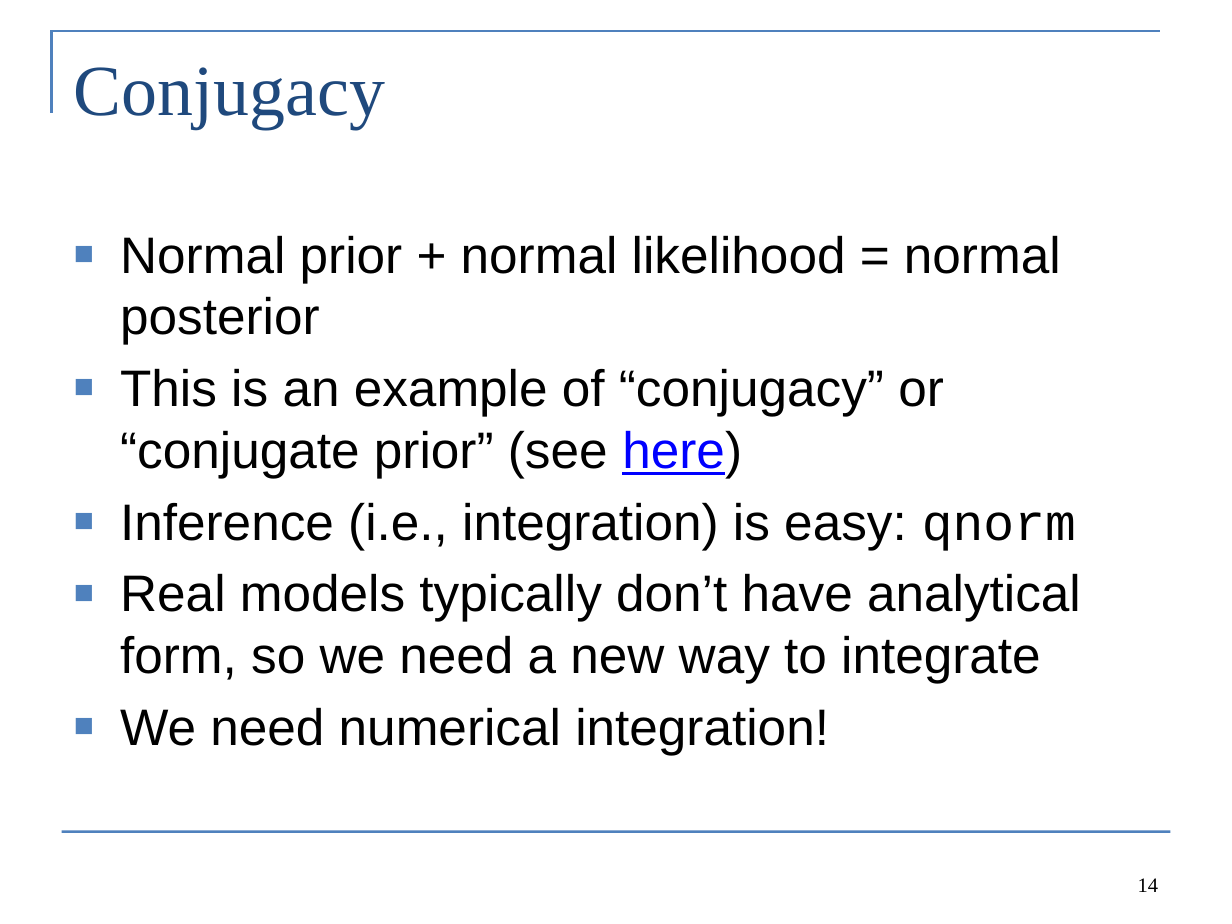
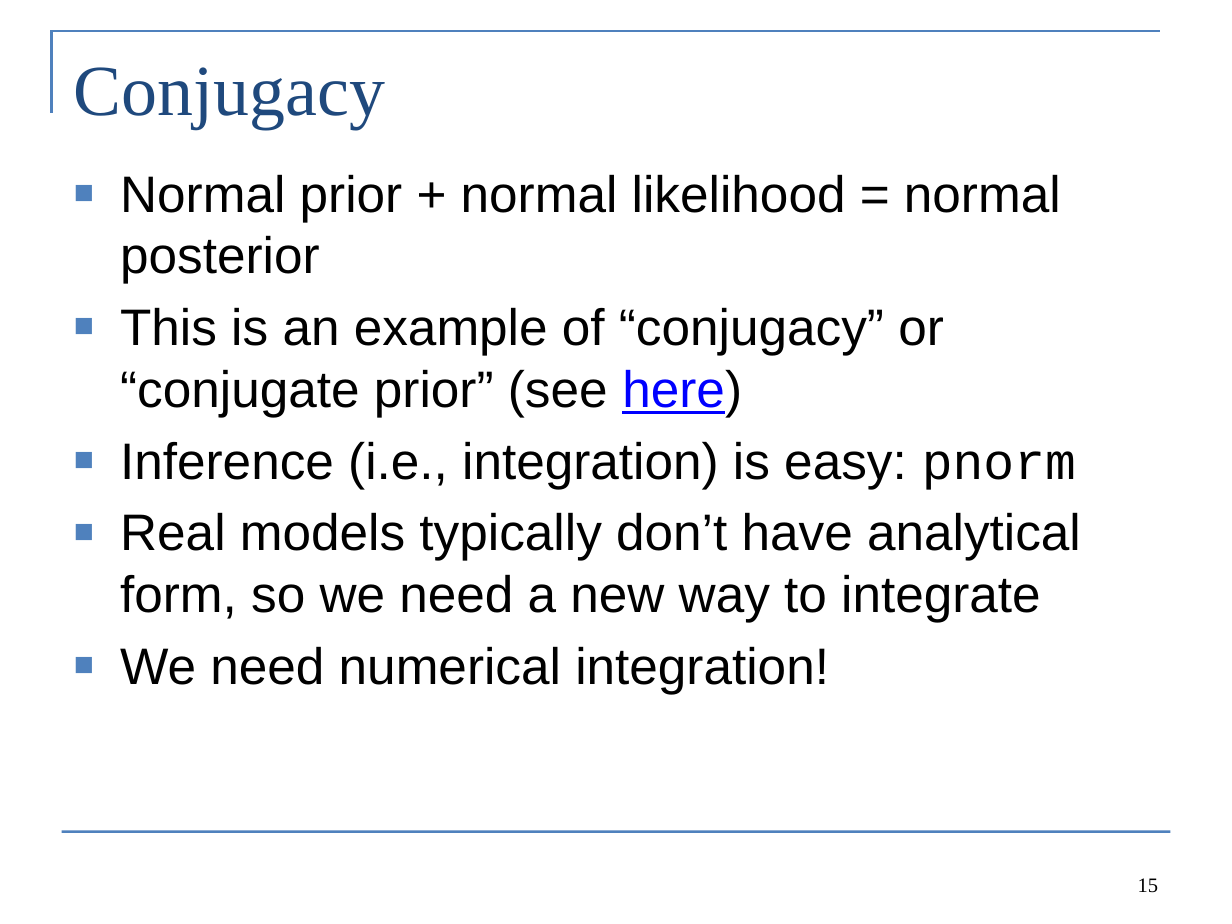
Before and after one commit to colemonnahan/bayes_workshop, a slide deck: slide 15 of dia2/lecture2_bayes.pptx (slide 14 before the commit). Drawn at 1232x924 pixels with LibreOffice and Linux fonts; fonts in the diff are those of the drawing. Boxes give left, top, right and bottom in pixels: in the first picture for what was removed or moved away, otherwise in the second. Text is boxed around its words. In the diff, an @@ line names an element or a change of style, - is before the commit and + after.

```diff
--- a/dia2/lecture2_bayes.pptx
+++ b/dia2/lecture2_bayes.pptx
@@ text "Normal prior + normal likelihood ...": place and size @@
-text "Normal prior + normal likelihood ..." at bbox=[120, 235, 1081, 755]
+text "Normal prior + normal likelihood ..." at bbox=[120, 174, 1081, 694]
@@ text at bbox=[120, 441, 1076, 490]: text changed @@
-■ Inference (i.e., integration) is easy: qnorm
+■ Inference (i.e., integration) is easy: pnorm
@@ page number at bbox=[1138, 878, 1158, 893]: text changed @@
-14
+15
```
Also in this commit, not shown: 6 other slides changed, 7 slides added, 13 slides removed, 7 other files.
